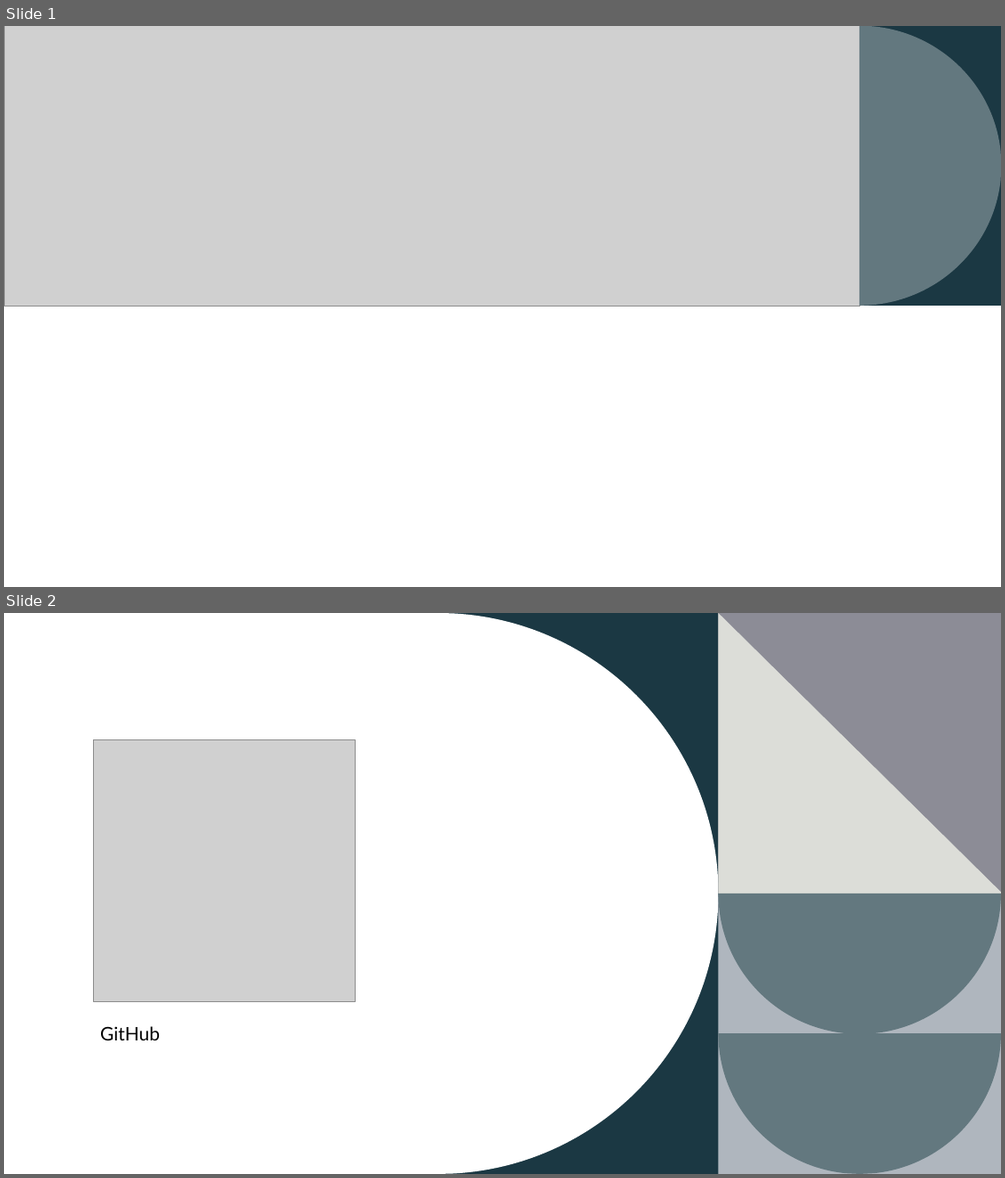
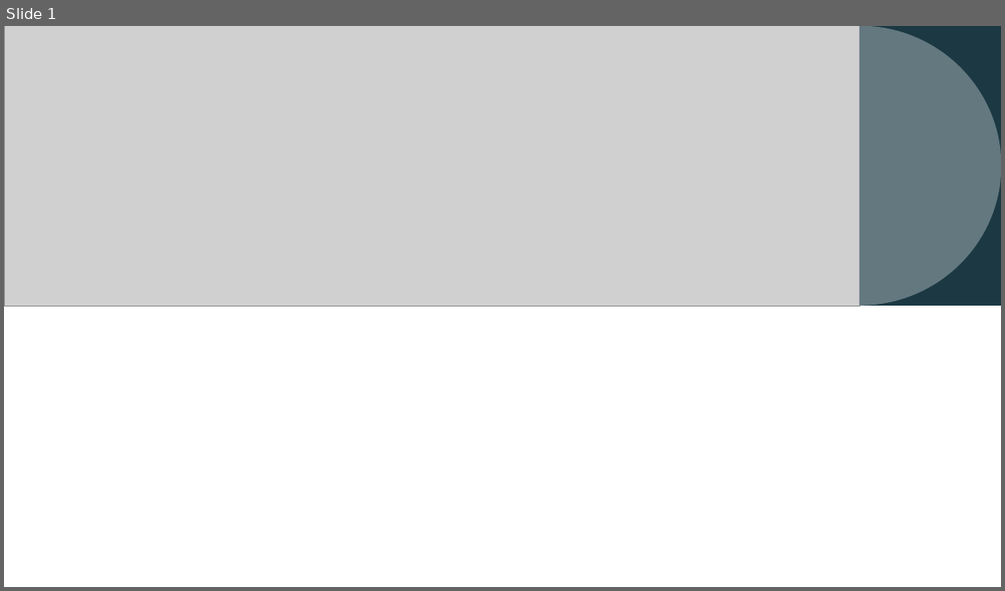
Before and after one commit to josephine-mckelvy/2025-CAH, a slide deck: 2025-06-30 CAH.pptx. Shown one above the other, each under a label of ours: slides 1 and 2 before the commit, slide 1 after it. The pictures are 1005x1178 and 1005x591 pixels, drawn with LibreOffice and Linux fonts; fonts in the diff are those of the drawing; grey boxes stand for pictures. Boxes give left, top, right and bottom in pixels: in the first picture for what was removed or moved away, otherwise in the second. Text is boxed around its words. In the diff, an @@ line names an element or a change of style, - is before the commit and + after.

```diff
--- a/2025-06-30 CAH.pptx
+++ b/2025-06-30 CAH.pptx
@@ slide 2 removed at (4,613,1001,1174), background #FFFFFF @@
@@ rectangle removed at (4,613,1001,1174) @@
@@ freeform shape removed at (4,613,718,1174) @@
@@ rectangle removed at (288,613,719,1174) @@
@@ rectangle removed at (718,613,1001,893) @@
@@ freeform shape removed at (719,613,1001,893) @@
@@ picture removed at (94,740,356,1002) @@
@@ rectangle removed at (718,894,1001,1174) @@
@@ freeform shape removed at (718,893,1001,1034) @@
@@ freeform shape removed at (724,896,1001,1174) @@
@@ text removed at (100,1026,160,1040) @@
-GitHub
@@ freeform shape removed at (718,1033,1001,1174) @@
```
Also in this commit, not shown: 1 slide changed, 10 slides added, 3 other files.
